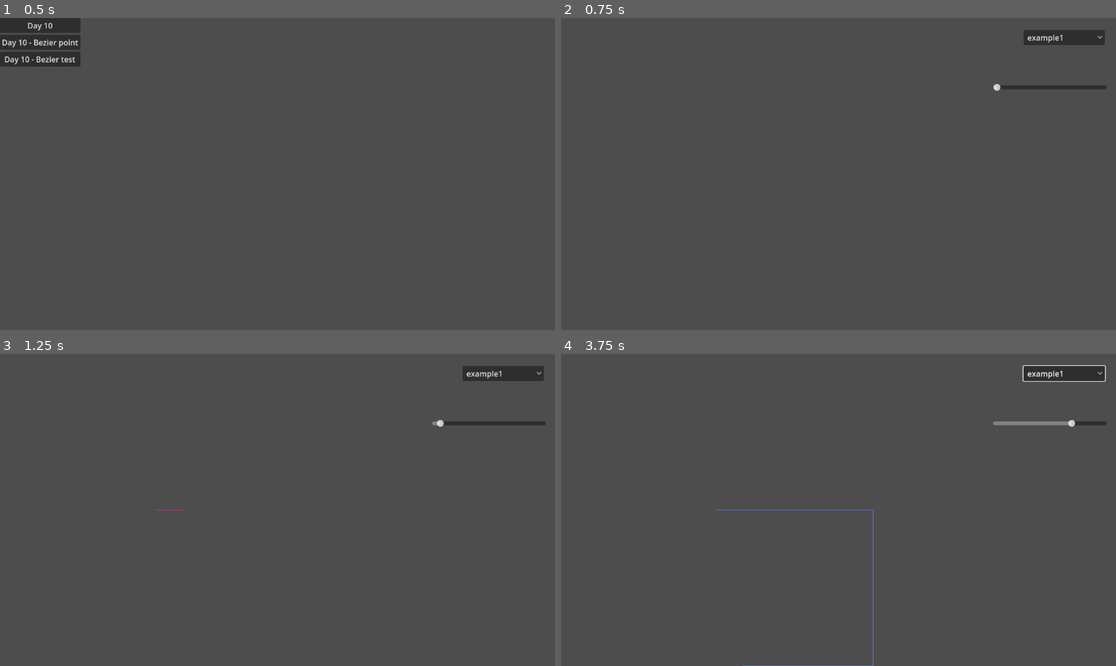
Above: before the commit, frames 1-4 (two rows, left to right).
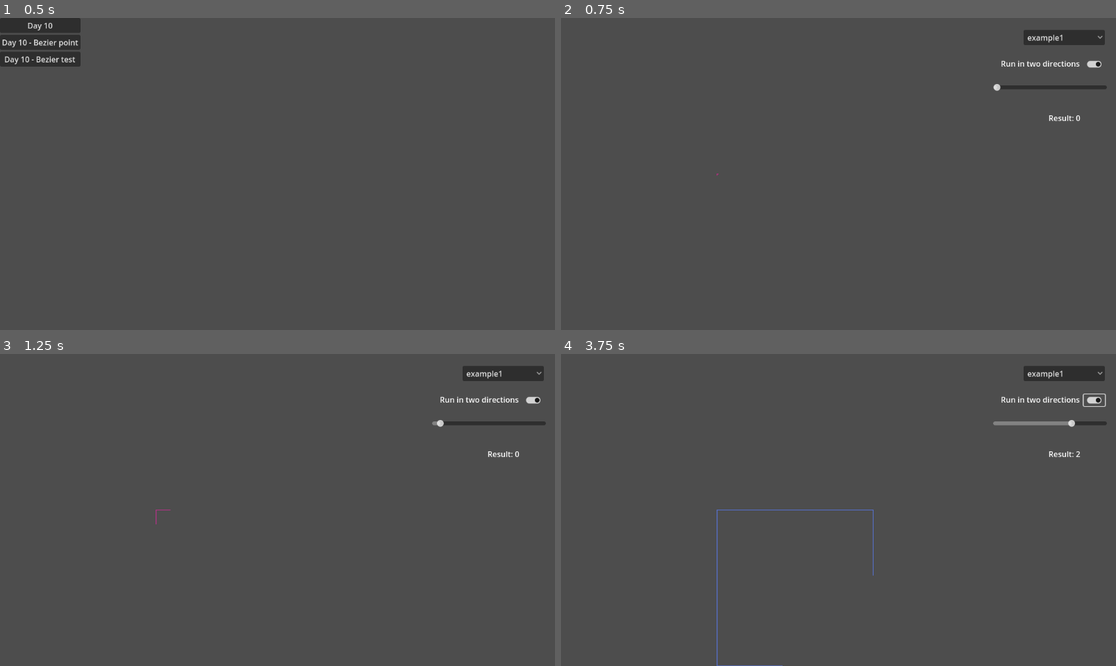
Above: after the commit, the same moments.

Repository: MikulasZelinka/advent-of-godot-2023
Game: Godot game, scene res://scenes/main.tscn
Two runs of this game, one before a commit and one after it. Both use one fixed random seed, a clock stepped at 60 frames per second and the inputs below.
Inputs (mouse positions are in pixels of both pictures, inside the frame that each line leads up to):
- Up to frame 1 (0.5 s): no input
- Up to frame 2 (0.75 s): click "Day 10" at 0.5 s
- Up to frame 3 (1.25 s): no input
- Up to frame 4 (3.75 s): click (1093, 400) at 1.27 s; click "example1" at 2 s; click "example1" at 2.75 s; click (1093, 400) at 3.52 s

Frame 1 is identical in both runs. In frame 2, 0.2% of the frame differs, in the area x 28-98%, y 13-51%; in frame 3, 0.3%; in frame 4, 0.6%, in the area x 28-99%, y 3-100%.

Commit message:
feat: run in both directions

Diff:
--- a/scenes/day-10/day_10.tscn
+++ b/scenes/day-10/day_10.tscn
@@ -24,6 +24,14 @@
 begin_cap_mode = 2
 end_cap_mode = 2
 
+[node name="LineBackwards" type="Line2D" parent="Map"]
+unique_name_in_owner = true
+material = SubResource("ShaderMaterial_2fmyg")
+width = 2.0
+joint_mode = 2
+begin_cap_mode = 2
+end_cap_mode = 2
+
 [node name="MapSelect" parent="." instance=ExtResource("3_v1rp8")]
 unique_name_in_owner = true
 
@@ -36,4 +44,29 @@
 max_value = 1.0
 step = 0.0
 
+[node name="ResultText" type="Label" parent="."]
+unique_name_in_owner = true
+offset_left = 976.0
+offset_top = 196.0
+offset_right = 1115.0
+offset_bottom = 219.0
+text = "0"
+horizontal_alignment = 1
+vertical_alignment = 1
+
+[node name="Label" type="Label" parent="."]
+offset_left = 913.0
+offset_top = 83.0
+offset_right = 1077.0
+offset_bottom = 106.0
+text = "Run in two directions"
+
+[node name="RunBothWays" type="CheckButton" parent="."]
+unique_name_in_owner = true
+offset_left = 1085.0
+offset_top = 84.0
+offset_right = 1129.0
+offset_bottom = 108.0
+button_pressed = true
+
 [connection signal="value_changed" from="ProgressSlider" to="Map" method="_on_progress_slider_value_changed"]
--- a/scenes/day-10/map.gd
+++ b/scenes/day-10/map.gd
@@ -24,6 +24,9 @@
 var pipe_path: Dictionary
 
 @onready var line: Line2D = %Line
+@onready var line_back: Line2D = %LineBackwards
+@onready var run_in_two_directions_toggle: CheckButton = %RunBothWays
+@onready var result_text: Label = %ResultText
 
 var total_points: int = 0
 var progress: float = 0.0
@@ -31,25 +34,49 @@
 var tween: Tween = null
 
 
+func take_vectors_with_progress(vector_array: Array[Vector2]):
+	var num_points: int = len(vector_array)
+	var max_point_float_to_draw = progress * (num_points - 1)
+	# print("max point float to draw: %s" % max_point_float_to_draw)
+
+	var last_full_point_index = floor(max_point_float_to_draw)
+	var next_point_index = ceil(max_point_float_to_draw)
+
+	var points_to_draw = vector_array.slice(0, last_full_point_index + 1)
+
+	var tip = vector_array[last_full_point_index].lerp(
+		vector_array[next_point_index], max_point_float_to_draw - last_full_point_index
+	)
+
+	points_to_draw.append(tip)
+
+	return points_to_draw
+
+
 func _on_progress_slider_value_changed(value: float) -> void:
 	progress = value
 
-	var max_point_float_to_draw = progress * (total_points - 1)
-	# print("max point float to draw: %s" % max_point_float_to_draw)
-
-	var last_full_point_index = floor(max_point_float_to_draw)
-	var next_point_index = ceil(max_point_float_to_draw)
-
-	line.points = point_vectors.slice(0, last_full_point_index + 1)
-
-	var tip = point_vectors[last_full_point_index].lerp(
-		point_vectors[next_point_index], max_point_float_to_draw - last_full_point_index
-	)
-	line.add_point(tip)
-
+	if run_in_two_directions_toggle.button_pressed:
+		print("sss")
+		var half_points: int = int(total_points / 2)
+		var points_forward = take_vectors_with_progress(point_vectors.slice(0, half_points + 1))
+		var points_backward = take_vectors_with_progress(point_vectors.slice(-1, half_points - 1, -1))
+
+		line.points = points_forward
+		line_back.points = points_backward
+
+	else:
+		line_back.clear_points()
+
+		var points = take_vectors_with_progress(point_vectors)
+		line.points = points
+
+		# var tip = points.back()
+		# line.material.set_shader_parameter("tip", tip)
+
+	result_text.text = "Result: %s" % int(progress * (total_points - 1) / 2)
 	line.material.set_shader_parameter("progress", progress)
-
-	line.material.set_shader_parameter("tip", tip)
+	line_back.material.set_shader_parameter("progress", progress)
 
 
 func on_map_change(map_name: String):
@@ -61,6 +88,7 @@
 
 	point_vectors.clear()
 	line.clear_points()
+	line_back.clear_points()
 
 	var result = part1("res://assets/day-10/%s.txt" % map_name)
 
